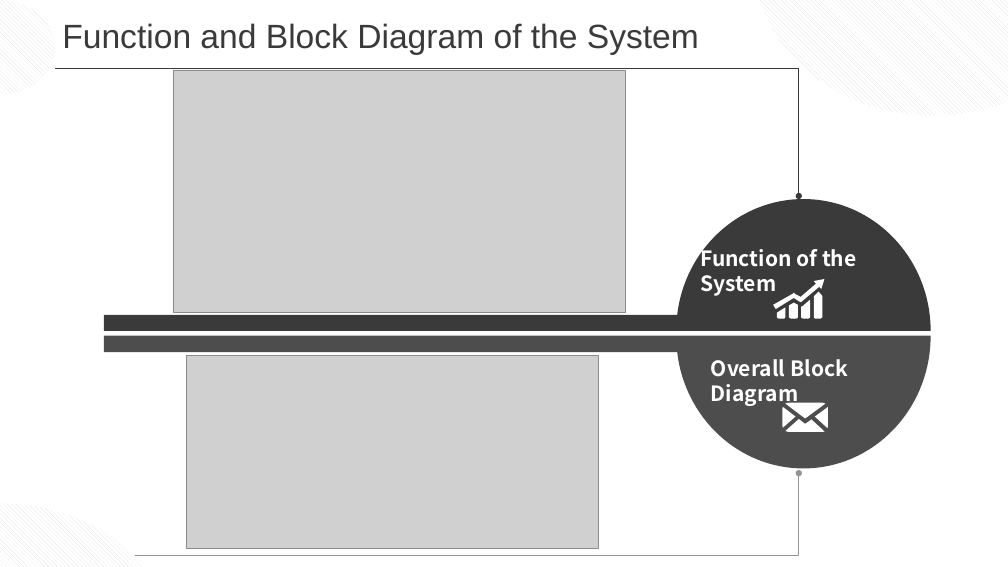
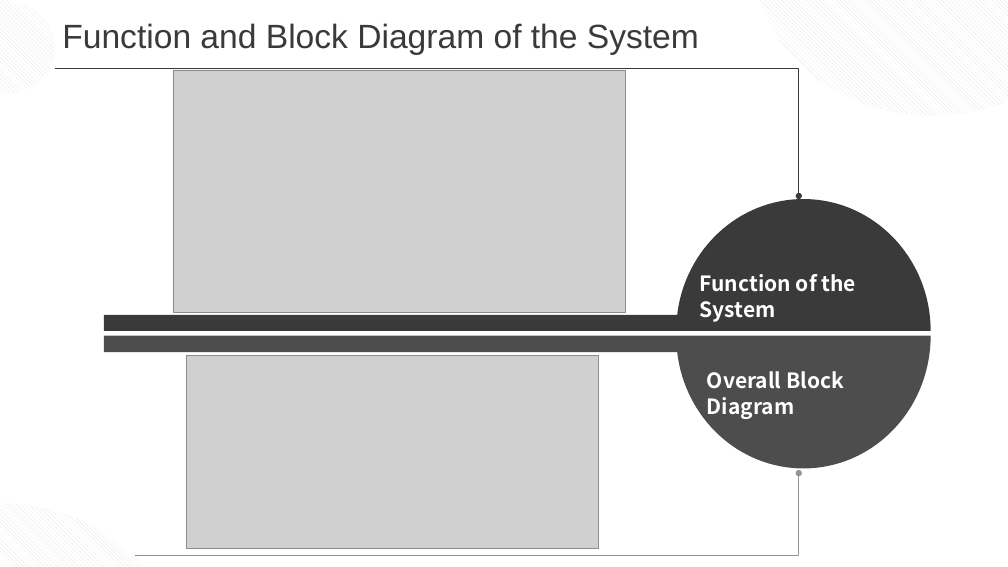
Before and after one commit to JannLeo/Summary-of-learning-experience, a slide deck: slide 3 of master/Modern Industry Practice/Phase2/ljn_EMG.pptx. Drawn at 1008x567 pixels with LibreOffice and Linux fonts; fonts in the diff are those of the drawing; grey boxes stand for pictures. Boxes give left, top, right and bottom in pixels: in the first picture for what was removed or moved away, otherwise in the second. Text is boxed around its words. In the diff, an @@ line names an element or a change of style, - is before the commit and + after.

```diff
--- a/master/Modern Industry Practice/Phase2/ljn_EMG.pptx
+++ b/master/Modern Industry Practice/Phase2/ljn_EMG.pptx
@@ text "Function of the System" moved from (x1=700, y1=245, x2=857, y2=296) to (x1=700, y1=274, x2=857, y2=322) @@
@@ freeform shape removed at (x1=774, y1=279, x2=825, y2=318) @@
@@ text "Overall Block Diagram" moved from (x1=711, y1=359, x2=848, y2=406) to (x1=707, y1=371, x2=844, y2=419) @@
@@ freeform shape removed at (x1=783, y1=403, x2=828, y2=433) @@
```
Also in this commit, not shown: 2 other slides changed, 4 slides added, 10 other files.
